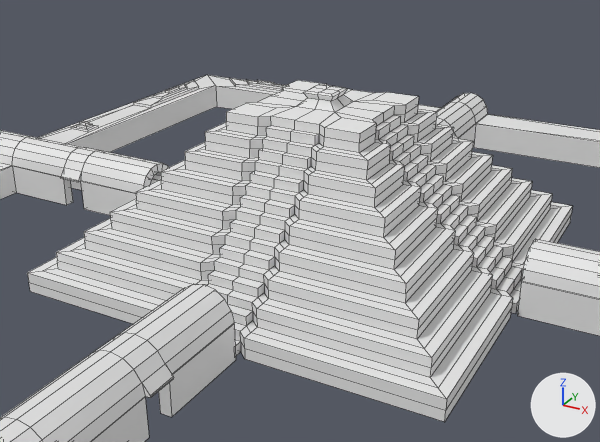
Renders of the Blender file Blender/PO Models/Treacherous Treasure Trot/Ruins/ruins_model.blend from each side of a commit.
Both versions are drawn from a camera (50 mm lens) standing at (70.8, -138.9, 75.7) and looking at (-1.5, -7.4, 9.9). The lights are fixed; the arrows at lower right show +X, +Y and +Z. Mesh edges are drawn as thin lines.
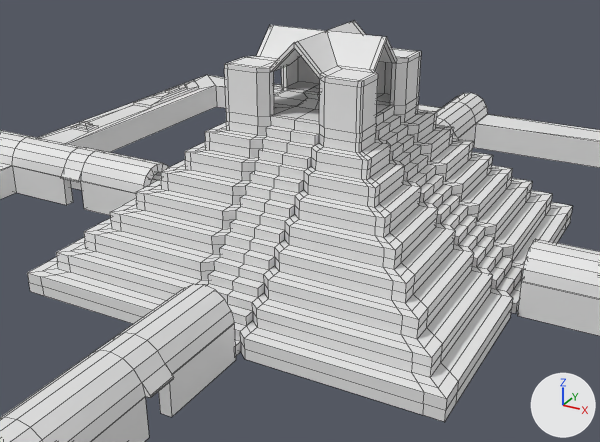
Changed parts and their boxes [x1, y1, x2, y2] in the pictures (600 x 442 px):
```json
{"object": "Cube.009", "change": "reshaped", "before": [27, 80, 572, 422], "after": [27, 20, 572, 422], "on screen": "17% taller"}
```

Edits to the scene script, one JSON object a line:
```json
{"block": "me_cube_009", "where": "# used by ob_cube_009; location = (0.0, 0.0, 2.0); scale = (2.0, 2.0, 2.0)"}
{"op": "remove", "block": "me_cube_009", "code": "me_cube_009.from_pydata(...)  # 288 vertices, 244 faces; spans x 0.0..20.9, y -20.9..0.0, z -1.0..16.5"}
{"op": "add", "block": "me_cube_009", "code": "me_cube_009.from_pydata(...)  # 410 vertices, 360 faces; spans x 0.0..20.9, y -20.9..0.0, z -1.0..22.0"}
{"block": "me_cube_009", "change": "me_cube_009 part 1"}
{"block": "me_cube_009", "change": "78 faces are deleted"}
{"block": "me_cube_009", "change": "99 vertices are added at x 0.0..19.7, y -19.7..0.0, z 1.0..22.0"}
{"block": "me_cube_009", "change": "6 new vertices lie (0.0, 2.6, 0.0) away from vertices in x 0.0..20.7, y -20.7..-19.9, z -1.0..1.0"}
{"block": "me_cube_009", "change": "7 new vertices lie (-1.8, 0.0, 0.0) away from vertices in x 19.9..20.7, y -20.7..0.0, z -1.0..1.0"}
{"block": "me_cube_009", "change": "5 new vertices lie (-0.4, 0.0, 0.0) away from vertices in x 6.1..7.6, y -7.6..0.0, z 13.2..15.0"}
{"block": "me_cube_009", "change": "5 new vertices lie (0.0, 0.0, 4.1) away from vertices in x 2.5..6.5, y -6.9..-2.6, z 15.0"}
{"block": "me_cube_009", "change": "194 new faces join them"}
```
